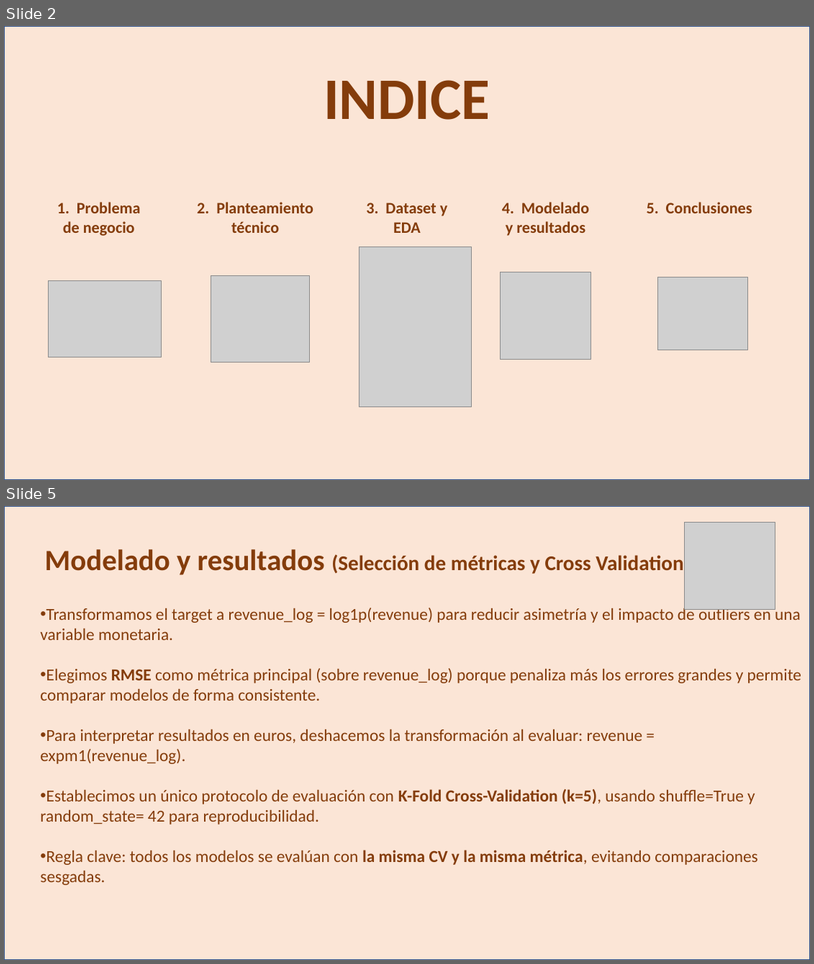
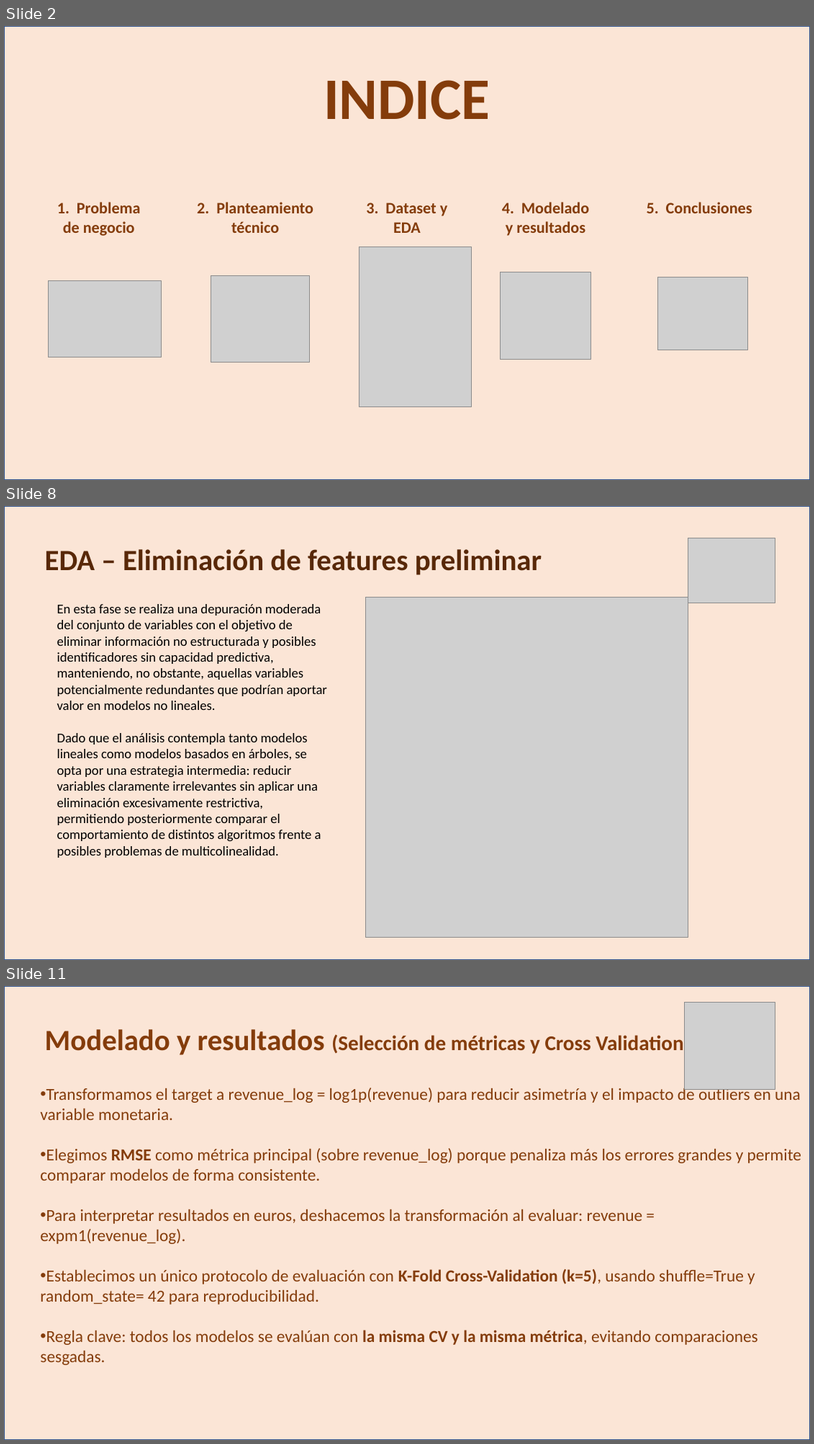
Before and after one commit to HimuraFresh/ML_-Grupo_1-, a slide deck: ML_ppt.pptx. Shown one above the other, each under a label of ours: slides 2 and 5 before the commit, slides 2, 8 and 11 after it; the slides between them are not shown. The pictures are 814x964 and 814x1444 pixels, drawn with LibreOffice and Linux fonts; fonts in the diff are those of the drawing; grey boxes stand for pictures. Boxes give left, top, right and bottom in pixels: in the first picture for what was removed or moved away, otherwise in the second. Text is boxed around its words. In the diff, an @@ line names an element or a change of style, - is before the commit and + after.

```diff
--- a/ML_ppt.pptx
+++ b/ML_ppt.pptx
@@ slide 8 added at bbox=[4, 506, 810, 960], background #FFFFFF @@
@@ rectangle added at bbox=[4, 506, 810, 960], fill #FBE5D6, outline #325490 1 pt @@
@@ picture added at bbox=[689, 538, 776, 602] @@
@@ text added at bbox=[45, 549, 542, 575], 35 pt, text #582808, bold @@
+EDA – Eliminación de features preliminar
@@ text added at bbox=[57, 604, 327, 857], 16 pt, text #000000 @@
+En esta fase se realiza una depuración moderada del conjunto de variables con el objetivo de eliminar información no estructurada y posibles identificadores sin capacidad predictiva, manteniendo, no obstante, aquellas variables potencialmente redundantes que podrían aportar valor en modelos no lineales.
+Dado que el análisis contempla tanto modelos lineales como modelos basados en árboles, se opta por una estrategia intermedia: reducir variables claramente irrelevantes sin aplicar una eliminación excesivamente restrictiva, permitiendo posteriormente comparar el comportamiento de distintos algoritmos frente a posibles problemas de multicolinealidad.
@@ picture added at bbox=[365, 597, 688, 937] @@
@@ what was slide 5 is now slide 11 @@
```
Also in this commit, not shown: 2 slides changed, 5 other slides added.
